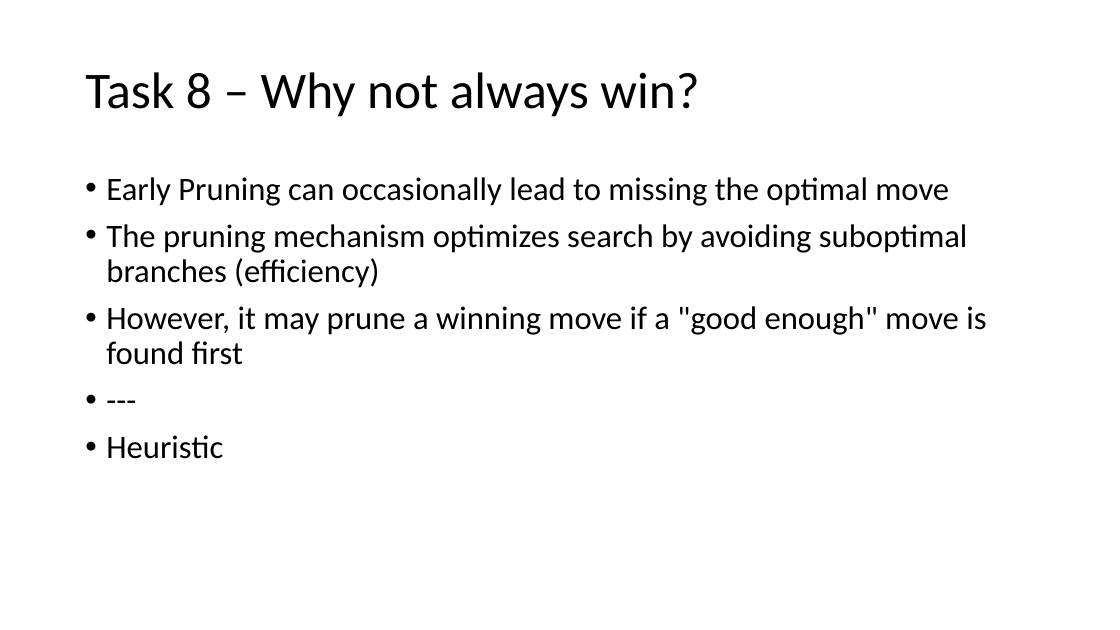
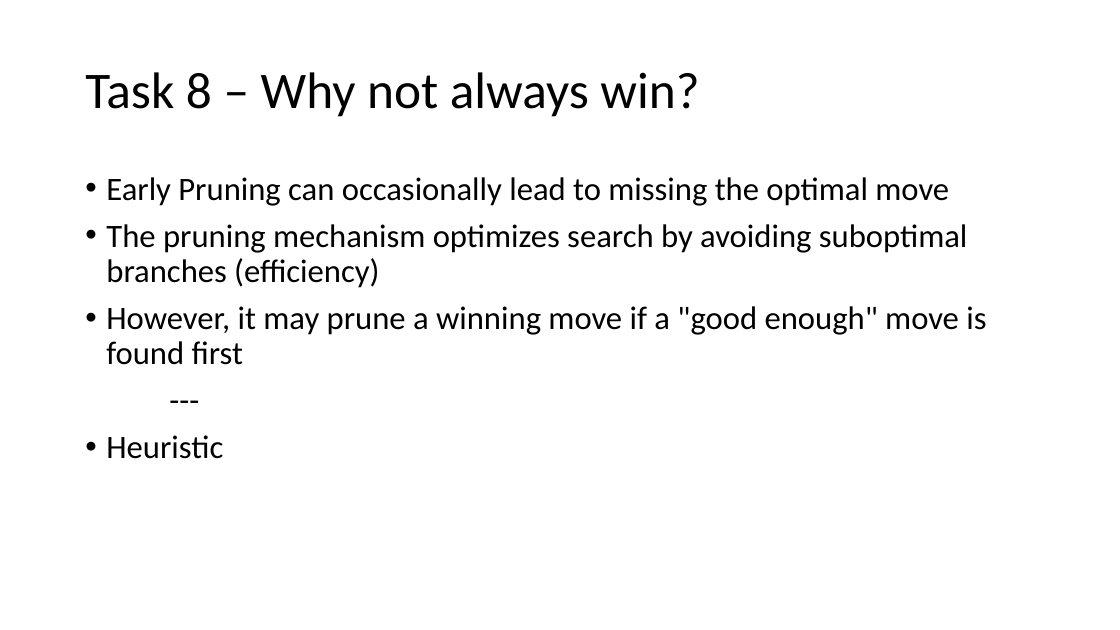
Before and after one commit to XaverB/connect-four, a slide deck: slide 22 of doc/ConnectFourPresentationDraft.pptx. Drawn at 1120x630 pixels with LibreOffice and Linux fonts; fonts in the diff are those of the drawing. Boxes give left, top, right and bottom in pixels: in the first picture for what was removed or moved away, otherwise in the second. Text is boxed around its words. In the diff, an @@ line names an element or a change of style, - is before the commit and + after.

```diff
--- a/doc/ConnectFourPresentationDraft.pptx
+++ b/doc/ConnectFourPresentationDraft.pptx
@@ text "Early Pruning can occasionally lead ..." at [106,177,986,459]: bullet • to none @@
```
Also in this commit, not shown: 2 other slides changed.
